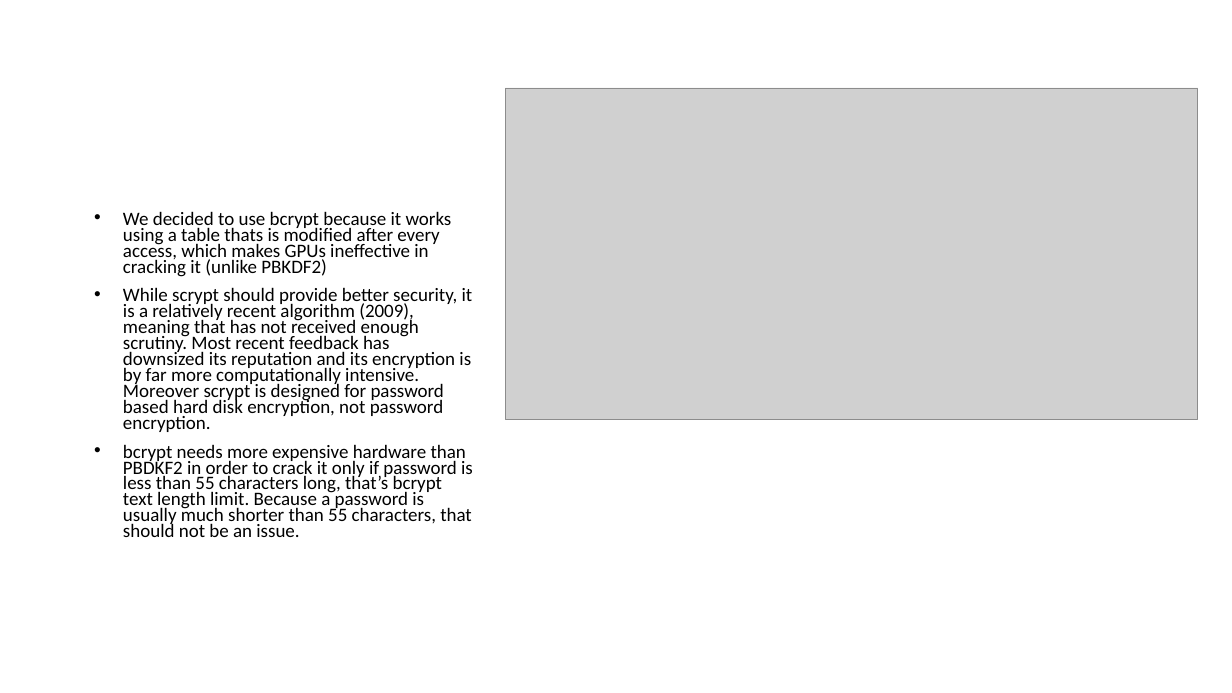
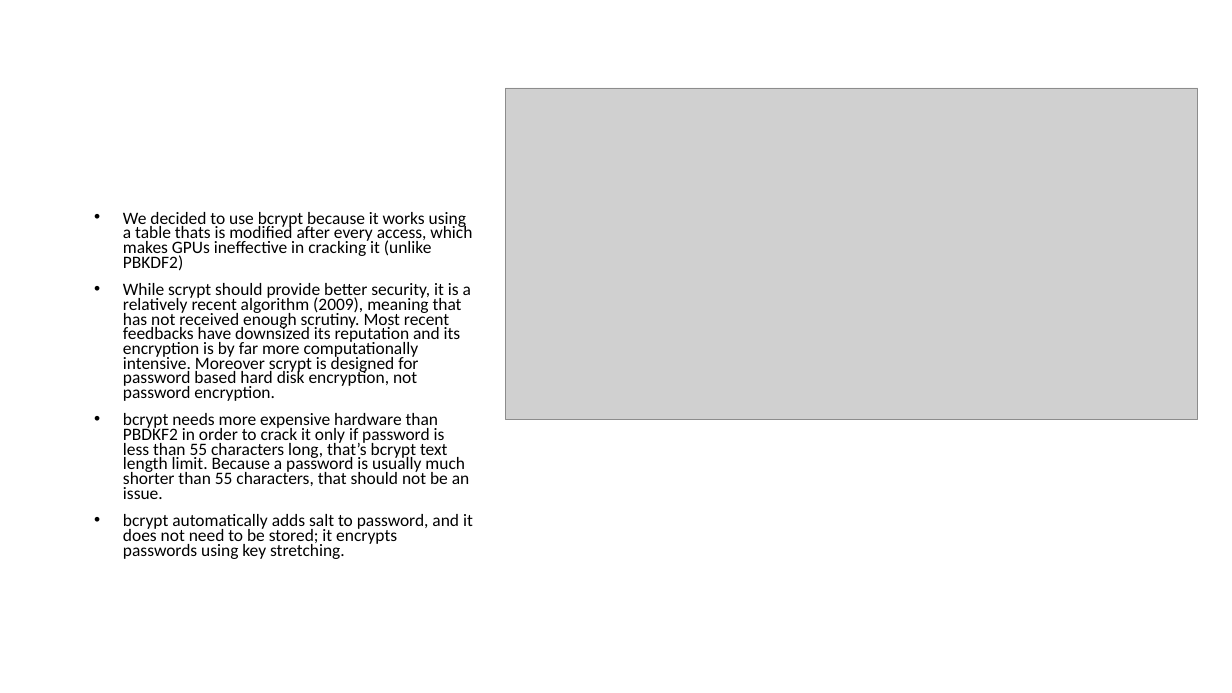
Before and after one commit to fparricelli/Encrypted-data-exchange-between-two-Arduino-boards-using-Symmetric-Encryption, a slide deck: slide 9 of Documentazione e cose così/Slide_concettuali_Luca.pptx. Drawn at 1232x693 pixels with LibreOffice and Linux fonts; fonts in the diff are those of the drawing; grey boxes stand for pictures. Boxes give left, top, right and bottom in pixels: in the first picture for what was removed or moved away, otherwise in the second. Text is boxed around its words. In the diff, an @@ line names an element or a change of style, - is before the commit and + after.

```diff
--- a/Documentazione e cose così/Slide_concettuali_Luca.pptx
+++ b/Documentazione e cose così/Slide_concettuali_Luca.pptx
@@ text at (123, 212, 472, 499): size 14.8 to 13.6 pt in "We decided to use bcrypt because it ...", "bcrypt needs more expensive hardware than PBDKF2 ..." @@
@@ text at (123, 283, 471, 401): text changed; size 14.8 to 13.6 pt @@
-• While scrypt should provide better security, it is a relatively recent algorithm (2009), meaning that has not received enough scrutiny. Most recent feedback has downsized its reputation and its encryption is by far more computationally intensive. Moreover scrypt is designed for password based hard disk encryption, not password encryption.
+• While scrypt should provide better security, it is a relatively recent algorithm (2009), meaning that has not received enough scrutiny. Most recent feedbacks have downsized its reputation and its encryption is by far more computationally intensive. Moreover scrypt is designed for password based hard disk encryption, not password encryption.
@@ text at (123, 514, 473, 559): paragraph added @@
+• bcrypt automatically adds salt to password, and it does not need to be stored; it encrypts passwords using key stretching.
```
Also in this commit, not shown: 4 other slides changed, 3 slides added, 1 other file.
